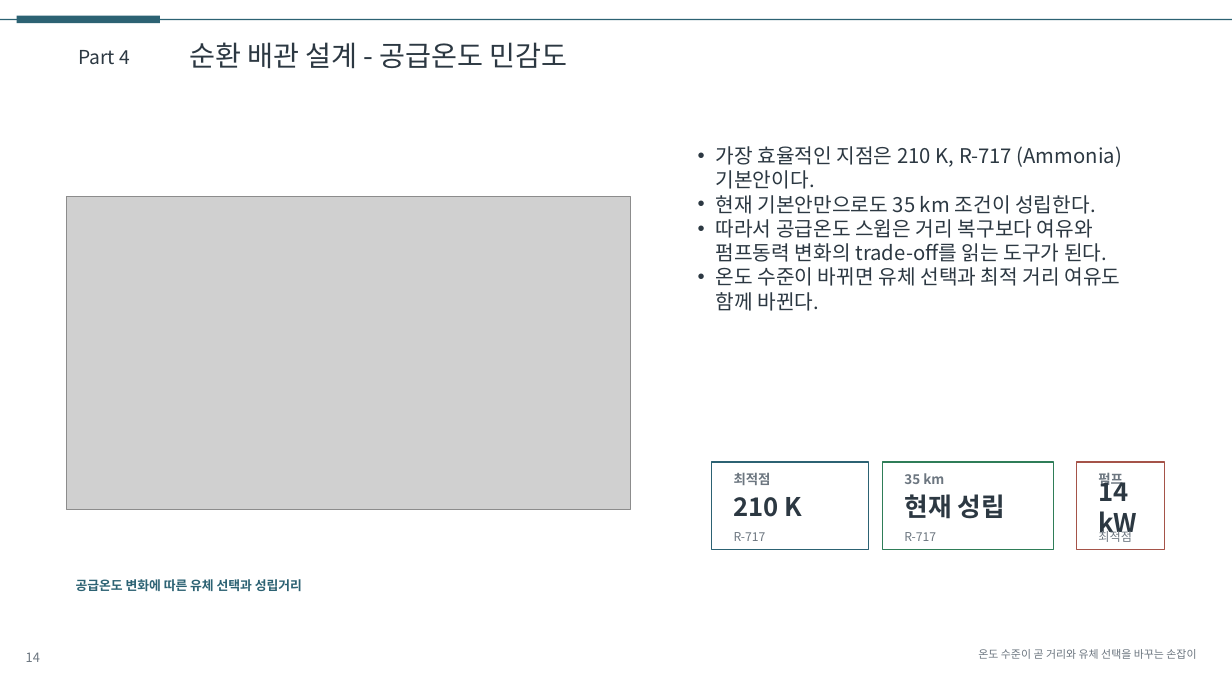
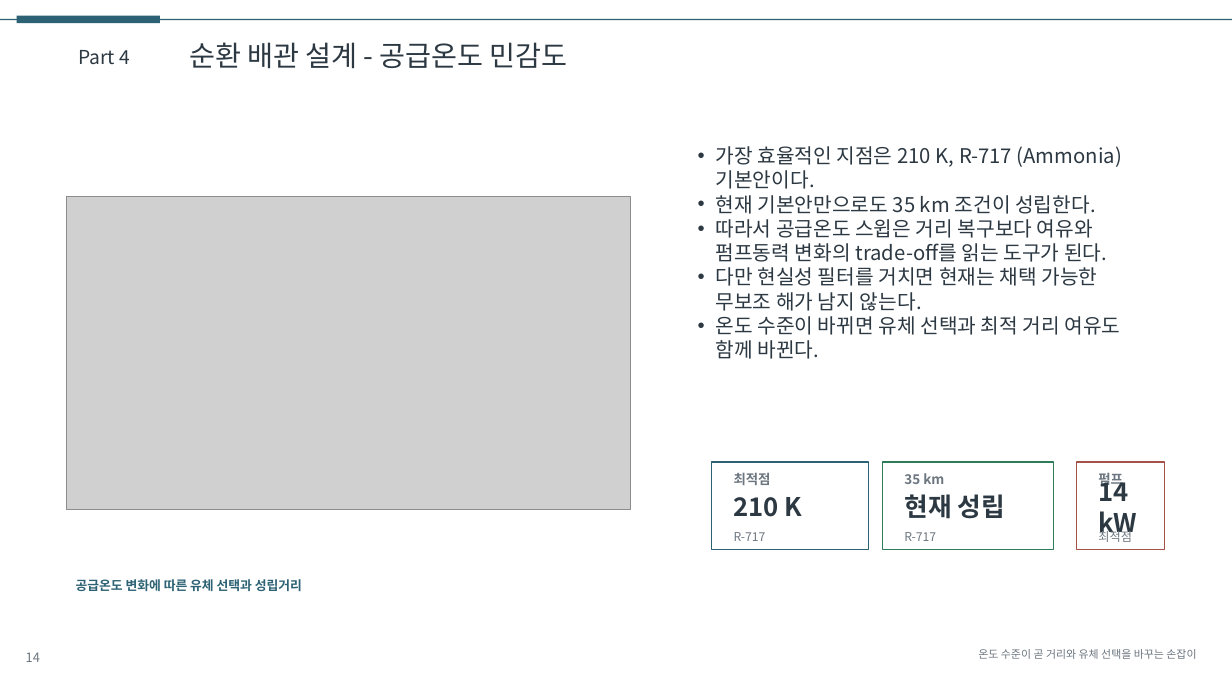
Before and after one commit to CuriousN006/lng-idc-design-study, a slide deck: slide 14 of deliverables/presentation_draft.pptx. Drawn at 1232x693 pixels with LibreOffice and Linux fonts; fonts in the diff are those of the drawing; grey boxes stand for pictures. Boxes give left, top, right and bottom in pixels: in the first picture for what was removed or moved away, otherwise in the second. Text is boxed around its words. In the diff, an @@ line names an element or a change of style, - is before the commit and + after.

```diff
--- a/deliverables/presentation_draft.pptx
+++ b/deliverables/presentation_draft.pptx
@@ text at bbox=[716, 267, 1097, 311]: paragraph added @@
+• 다만 현실성 필터를 거치면 현재는 채택 가능한 무보조 해가 남지 않는다.
```
Also in this commit, not shown: 2 other slides changed, 4 other files.
